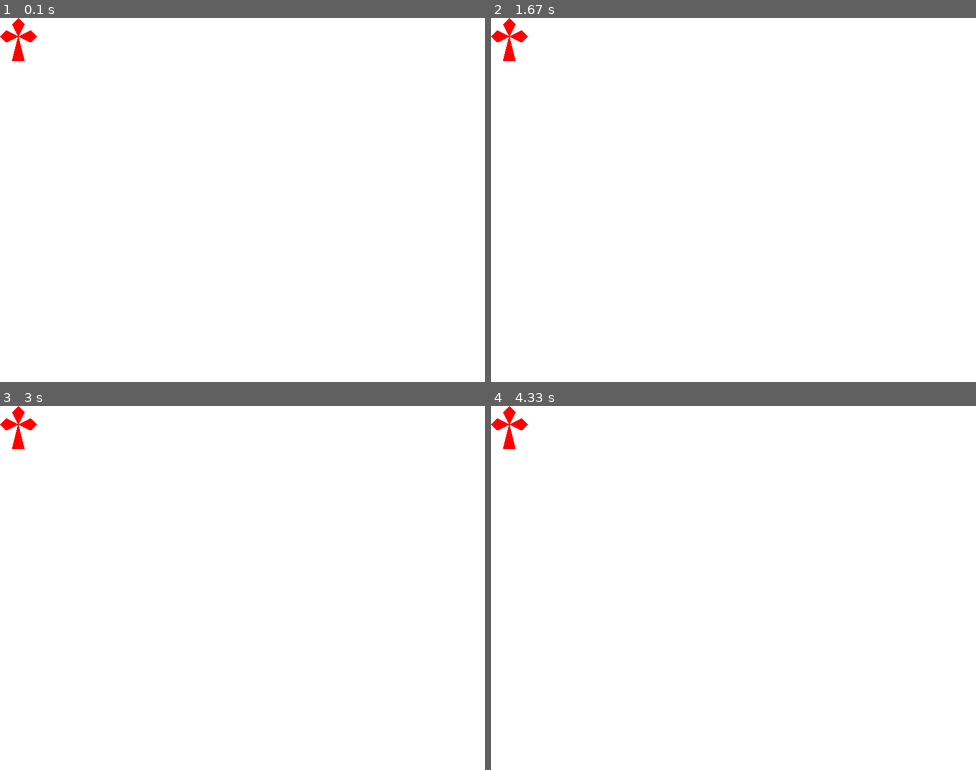
Above: before the commit, frames 1-4 (two rows, left to right).
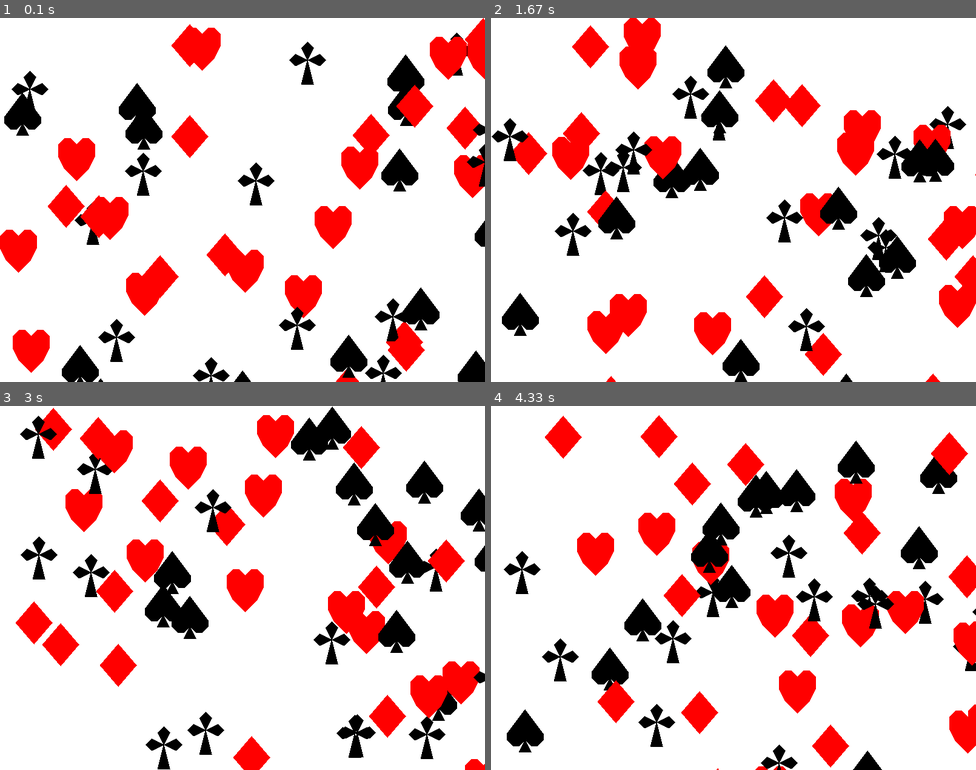
Above: after the commit, the same moments.

Repository: ankhilko/bj_pygame
Game: pygame game, started from main.py
The game is run twice, just before and just after one commit, with the same random seed, the same clock (stepped at 60 frames per second) and the same inputs.
Inputs:
- Up to frame 1 (0.1 s): no input
- Up to frame 2 (1.67 s): no input
- Up to frame 3 (3 s): no input
- Up to frame 4 (4.33 s): no input

The runs differ from the first frame. In frame 1, 19% of the frame differs, in the area x 0-100%, y 0-100%; in frame 2, 21%; in frame 3, 22%; in frame 4, 20%.

Commit message:
corrected all errors, finally!

Diff:
--- a/main.py
+++ b/main.py
@@ -9,6 +9,12 @@
 RED = (255, 0, 0)
 
 
+pygame.init()
+screen = pygame.display.set_mode(W_SIZE)
+pygame.display.set_caption("Black Jack in PyGame")
+clock = pygame.time.Clock()
+
+
 def resize(coordinates, size=1):
     new = []
     for item in coordinates:
@@ -16,15 +22,20 @@
     return tuple(new)
 
 
-def place(coordinates, x, y):
+def place(coordinates, x=0, y=0):
     new = []
     for item in coordinates:
-        new.append(tuple([item[0] + x, item[1] + y]))
+        new.append(tuple((item[0] + x, item[1] + y)))
     return tuple(new)
 
 
-def coor_to_draw(card, x, y):
-    return place(resize(card), x, y)
+def coor_to_draw(card, x=0, y=0):
+    return place(resize(suit_shape[card]), x, y)
+
+
+def card_draw(card, x, y):
+    global screen
+    pygame.draw.polygon(screen, suit_color[card[1]], coor_to_draw(card[1], x, y))
 
 
 card_ranks = {str(i): i for i in range(2, 11)}
@@ -54,23 +65,11 @@
 
 deck = [(i, j) for j in card_suits for i in card_ranks if i != 'a']
 
-
 new_deck = deck.copy()
 random.shuffle(new_deck)
 
 
-pygame.init()
-
-screen = pygame.display.set_mode(W_SIZE)
-
-pygame.display.set_caption("Black Jack in PyGame")
-
-clock = pygame.time.Clock()
-
 finish = False
-
-# shit... now i figured out I need to put coordinates and not vectors ))))
-
 
 
 while not finish:
@@ -79,10 +78,10 @@
         if event.type == pygame.QUIT:
             finish = True
 
+    screen.fill(WHITE)
 
-
-    screen.fill(WHITE)
-    pygame.draw.polygon(screen, suit_color['diamonds'], suit_shape['clubs'])
+    for i in range(len(new_deck)):
+        card_draw(new_deck[i], random.randint(0, W_SIZE[0]), random.randint(0, W_SIZE[1]))
 
 
     # refresh rate
